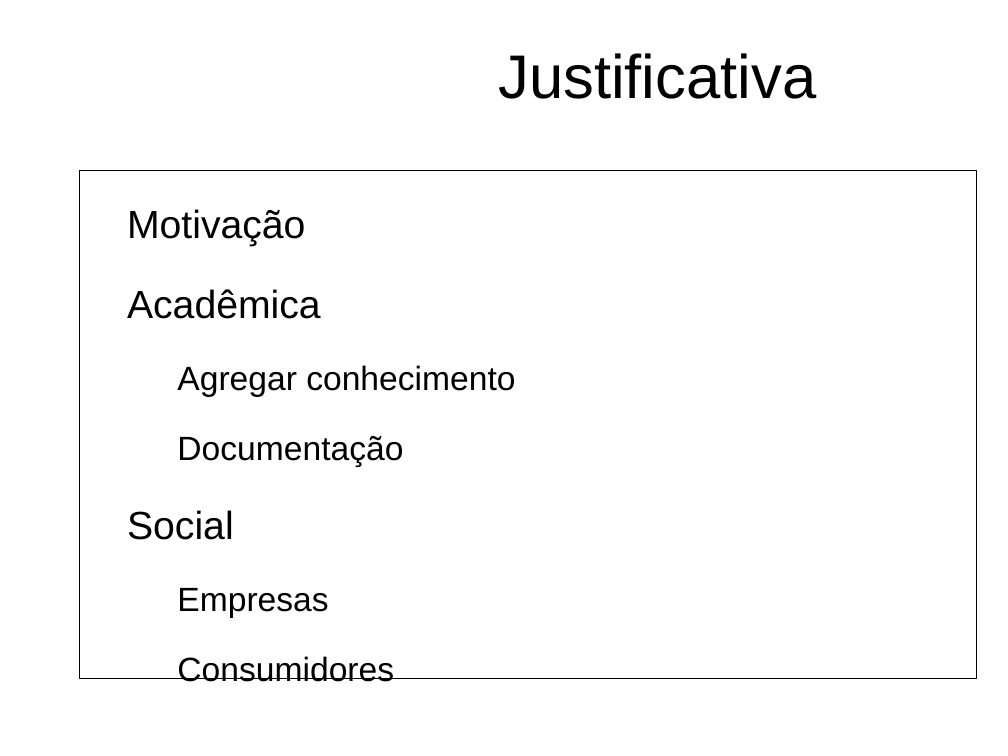
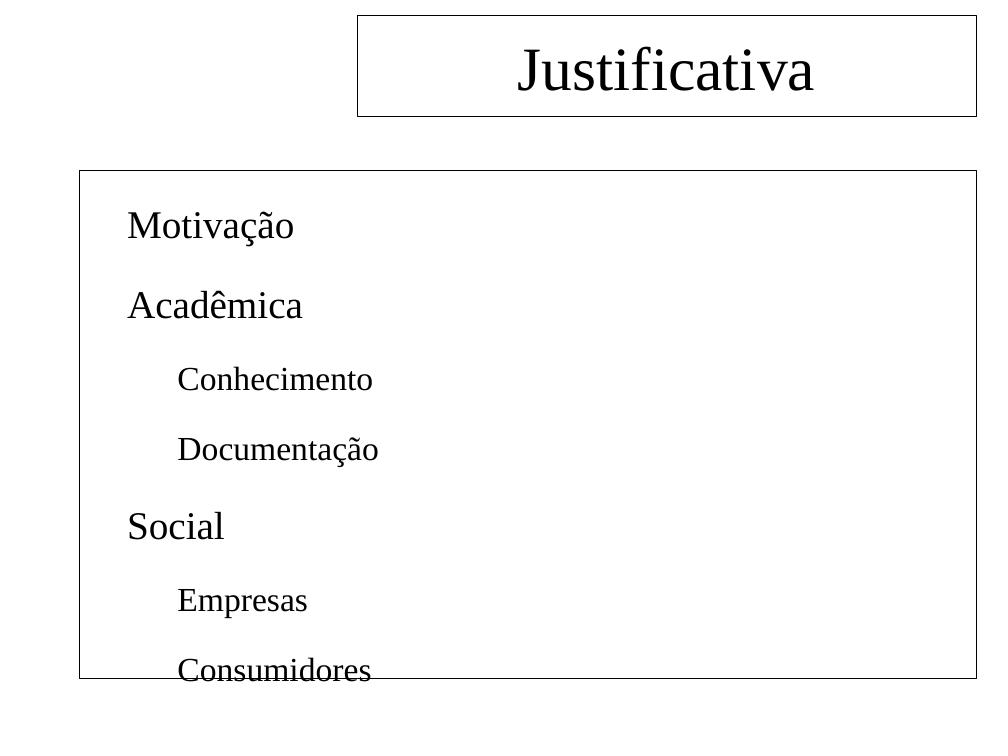
Before and after one commit to feliperodriguesprado/tcc_repository, a slide deck: slide 5 of documents/life_cycle/qualificacao/qualificacao_slides.odp. Drawn at 1008x756 pixels with LibreOffice and Linux fonts; fonts in the diff are those of the drawing; background and template pictures are left out. Boxes give left, top, right and bottom in pixels: in the first picture for what was removed or moved away, otherwise in the second. Text is boxed around its words. In the diff, an @@ line names an element or a change of style, - is before the commit and + after.

```diff
--- a/documents/life_cycle/qualificacao/qualificacao_slides.odp
+++ b/documents/life_cycle/qualificacao/qualificacao_slides.odp
@@ title "Justificativa": place and size @@
-title "Justificativa" at box(498, 53, 816, 99)
+title "Justificativa" at box(357, 16, 976, 117)
@@ title "Justificativa" at box(357, 16, 976, 117): font Arial to Times New Roman; outline none to #000000 0.74 pt @@
@@ text in rectangle at box(127, 211, 378, 682): font Arial to Times New Roman in "Motivação", "Acadêmica", "Documentação", "Social" and 2 more places @@
@@ text in rectangle at box(177, 366, 373, 391): text changed; font Arial to Times New Roman @@
-  ➔ Agregar conhecimento
+  ➔ Conhecimento
```
Also in this commit, not shown: 13 other slides changed, 1 slide added, 1 slide removed, 1 other file.
